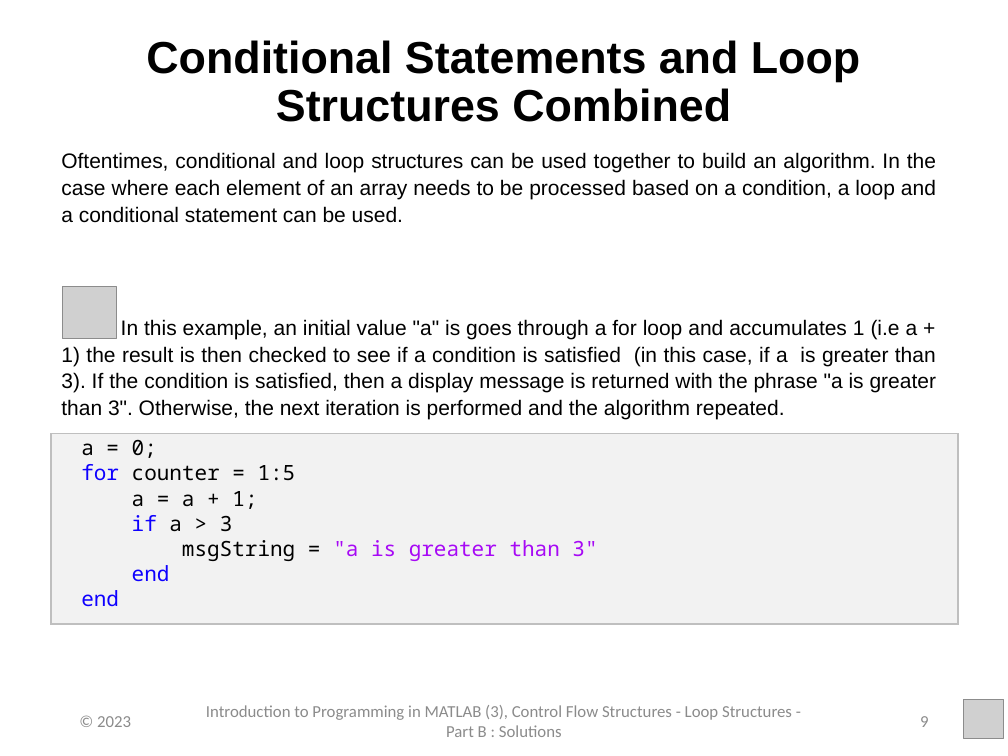
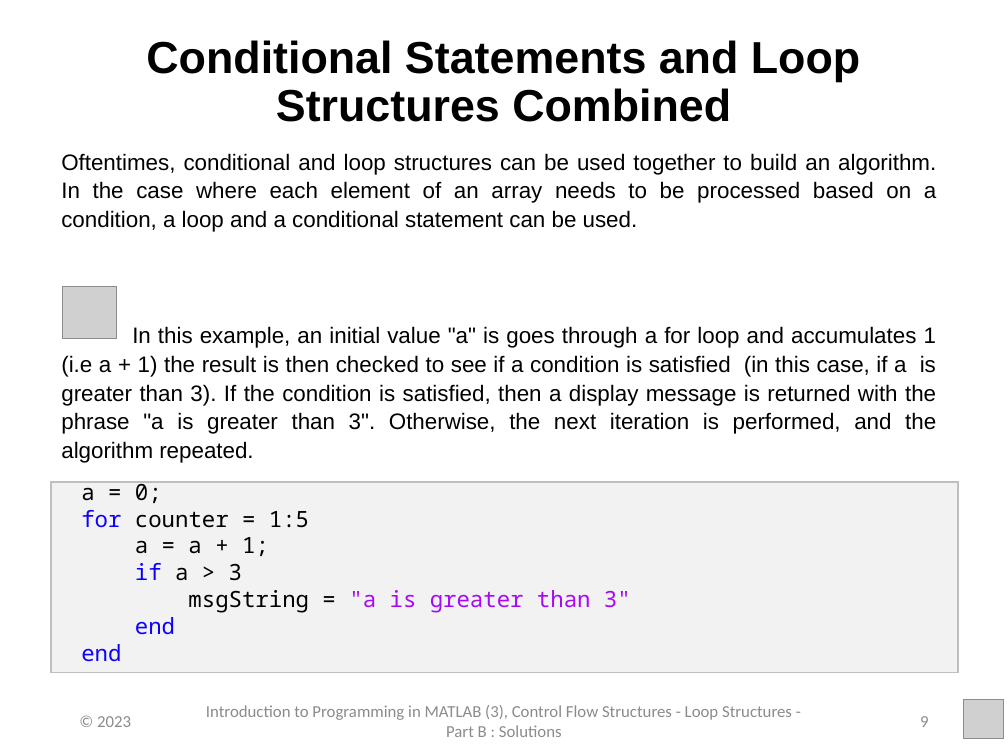
Before and after one commit to jedekoru/Introduction-to-Programming-in-MATLAB, a slide deck: slide 9 of Week 3 - Control Flow Structures/PowerPoint Presentations/Week_3_Part_2_Control_Flow_Structures.pptx. Drawn at 1008x756 pixels with LibreOffice and Linux fonts; fonts in the diff are those of the drawing; grey boxes stand for pictures. Boxes give left, top, right and bottom in pixels: in the first picture for what was removed or moved away, otherwise in the second. Text is boxed around its words. In the diff, an @@ line names an element or a change of style, - is before the commit and + after.

```diff
--- a/Week 3 - Control Flow Structures/PowerPoint Presentations/Week_3_Part_2_Control_Flow_Structures.pptx
+++ b/Week 3 - Control Flow Structures/PowerPoint Presentations/Week_3_Part_2_Control_Flow_Structures.pptx
@@ text at (x1=61, y1=153, x2=936, y2=662): size 15 to 16 pt in "Oftentimes, conditional and loop structures can be ...", "a = 0;", "for counter = 1:5", "a = a + 1;" and 4 more places @@
@@ text at (x1=61, y1=326, x2=936, y2=463): text changed; size 15 to 16 pt @@
-In this example, an initial value "a" is goes through a for loop and accumulates 1 (i.e a + 1) the result is then checked to see if a condition is satisfied (in this case, if a is greater than 3). If the condition is satisfied, then a display message is returned with the phrase "a is greater than 3". Otherwise, the next iteration is performed and the algorithm repeated.
+In this example, an initial value "a" is goes through a for loop and accumulates 1 (i.e a + 1) the result is then checked to see if a condition is satisfied (in this case, if a is greater than 3). If the condition is satisfied, then a display message is returned with the phrase "a is greater than 3". Otherwise, the next iteration is performed, and the algorithm repeated.
@@ rectangle moved from (x1=51, y1=433, x2=959, y2=624) to (x1=51, y1=482, x2=959, y2=672) @@
```
Also in this commit, not shown: 16 other slides changed, 42 other files.
